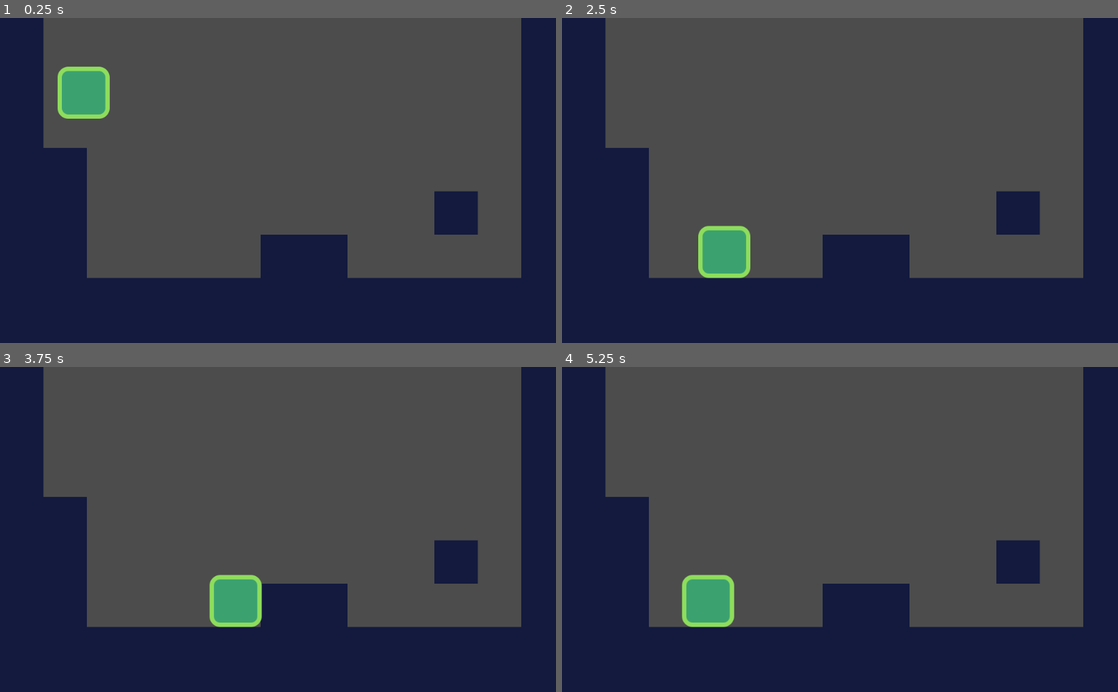
Above: before the commit, frames 1-4 (two rows, left to right).
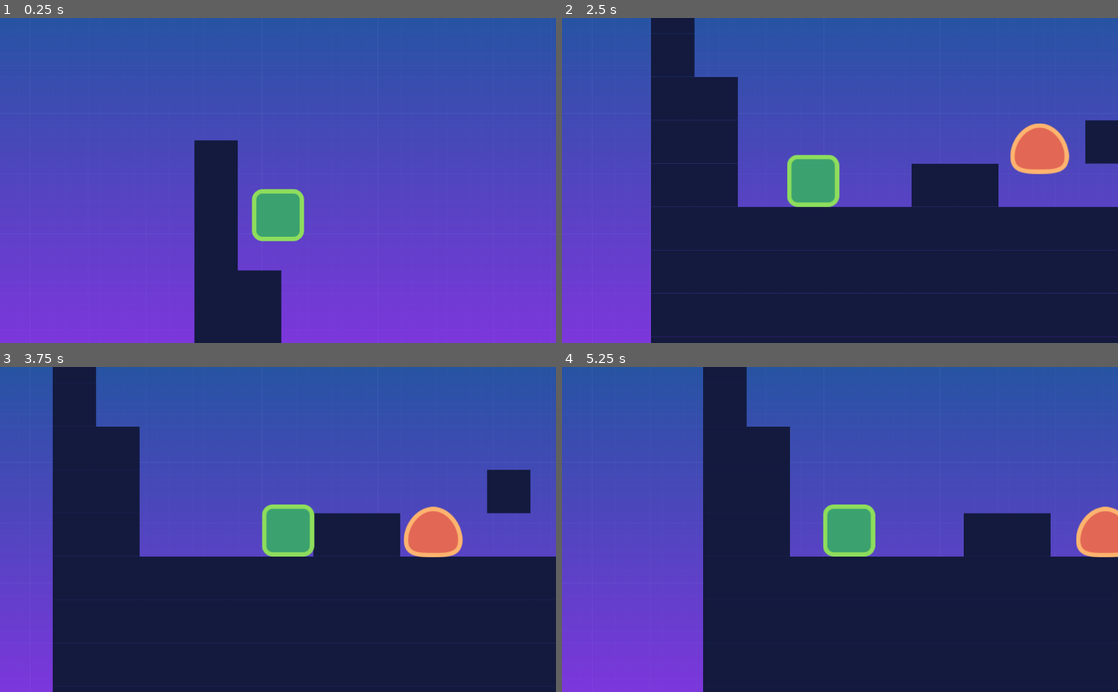
Above: after the commit, the same moments.

Repository: Vardantex/GDQUEST-TUTORIAL
Game: Godot game, scene res://src/Levels/LevelTemplate.tscn
Two runs of this game, one before a commit and one after it. Both use one fixed random seed, a clock stepped at 60 frames per second and the inputs below. The project has no main scene, so this scene is started directly.
Inputs:
- Up to frame 1 (0.25 s): no input
- Up to frame 2 (2.5 s): hold D (move_right) 0.53-2.03 s; tap W (move_up) at 0.77, 1.52 s; hold A (move_left) from 2.03 s (still down)
- Up to frame 3 (3.75 s): release A (move_left) at 2.78 s; hold D (move_right) from 2.78 s (still down); tap W (move_up) at 3.02 s
- Up to frame 4 (5.25 s): tap W (move_up) at 3.77, 4.52 s; release D (move_right) at 4.28 s; hold A (move_left) 4.28-5.03 s; hold D (move_right) from 5.03 s (still down)

The runs differ from the first frame. In frame 1, 97% of the frame differs, in the area x 0-100%, y 0-100%; in frame 2, 78%; in frame 3, 75%; in frame 4, 81%.

Commit message:
Level Template changes

Diff:
--- /dev/null
+++ b/GDQUEST-Platformer_Tutorial/src/Actor/Enemy.gd
@@ -0,0 +1,27 @@
+extends "res://src/Actor/Actor.gd"
+
+
+func _ready() -> void:
+	_velocity.x = -speed.x
+	#Process is paused until its in camera view
+	set_physics_process(false)
+
+
+func _on_StompDetector_body_entered(body: PhysicsBody2D) -> void:
+
+	if body.global_position.y > get_node("StompDetector").global_position.y:
+		return
+	get_node("CollisionShape2D").disabled = true
+	queue_free()
+
+func _physics_process(delta: float) -> void:
+
+	#Apply gravity to the enemy
+	_velocity.y += gravity * delta
+
+	#ALter movement if connected with a wall
+	if is_on_wall():
+		_velocity.x *= -1.0
+
+	#MOVE
+	_velocity.y = move_and_slide(_velocity, FLOOR_NORMAL).y
--- a/GDQUEST-Platformer_Tutorial/src/Actor/Player.gd
+++ b/GDQUEST-Platformer_Tutorial/src/Actor/Player.gd
@@ -1,9 +1,19 @@
 extends Actor
 
 
+export var stomp_impulse = 1000.0
 
 func _ready():
 	pass
+
+
+func _on_EnemyDetector_body_entered(body: Node) -> void:
+	queue_free()
+
+
+func _on_EnemyDetector_area_entered(area: Area2D) -> void:
+	_velocity = calculate_stomp_velocity(_velocity, stomp_impulse)
+
 
 func _physics_process(delta: float) -> void:
 	var is_jump_interupt = Input.is_action_just_released("move_up") and _velocity.y < 0.0
@@ -46,3 +56,8 @@
 	elif Input.is_action_just_pressed("move_right"):
 		print("Moving Right")
 	return out
+
+func calculate_stomp_velocity(linear_velocity, impulse: float) -> Vector2:
+		var out = linear_velocity
+		out.y = -impulse
+		return out
--- /dev/null
+++ b/GDQUEST-Platformer_Tutorial/src/Enemy.tscn
@@ -0,0 +1,40 @@
+[gd_scene load_steps=5 format=2]
+
+[ext_resource path="res://src/Actor/Enemy.gd" type="Script" id=1]
+[ext_resource path="res://assets/enemy.png" type="Texture" id=2]
+
+[sub_resource type="RectangleShape2D" id=1]
+extents = Vector2( 47.5, 42 )
+
+[sub_resource type="RectangleShape2D" id=2]
+extents = Vector2( 36.5, 10 )
+
+[node name="Enemy" type="KinematicBody2D"]
+collision_layer = 2
+collision_mask = 11
+script = ExtResource( 1 )
+
+[node name="CollisionShape2D" type="CollisionShape2D" parent="."]
+visible = false
+position = Vector2( 1.5, 3 )
+shape = SubResource( 1 )
+
+[node name="enemySprite" type="Sprite" parent="."]
+texture = ExtResource( 2 )
+
+[node name="VisibilityEnabler2D" type="VisibilityEnabler2D" parent="."]
+visible = false
+rect = Rect2( -50, -22, 100, 70 )
+physics_process_parent = true
+
+[node name="StompDetector" type="Area2D" parent="."]
+modulate = Color( 0.243137, 1, 0, 1 )
+position = Vector2( 0, -32 )
+collision_layer = 2
+collision_mask = 3
+monitorable = false
+
+[node name="CollisionShape2D" type="CollisionShape2D" parent="StompDetector"]
+shape = SubResource( 2 )
+
+[connection signal="body_entered" from="StompDetector" to="." method="_on_StompDetector_body_entered"]
--- a/GDQUEST-Platformer_Tutorial/src/Levels/LevelTemplate.tscn
+++ b/GDQUEST-Platformer_Tutorial/src/Levels/LevelTemplate.tscn
@@ -1,7 +1,9 @@
-[gd_scene load_steps=5 format=2]
+[gd_scene load_steps=7 format=2]
 
 [ext_resource path="res://src/Player.tscn" type="PackedScene" id=1]
 [ext_resource path="res://assets/tileset.png" type="Texture" id=2]
+[ext_resource path="res://src/Enemy.tscn" type="PackedScene" id=3]
+[ext_resource path="res://assets/background.png" type="Texture" id=4]
 
 [sub_resource type="ConvexPolygonShape2D" id=1]
 points = PoolVector2Array( 0, 0, 80, 0, 80, 80, 0, 80 )
@@ -30,6 +32,18 @@
 0/z_index = 0
 
 [node name="LevelTemplate" type="Node2D"]
+__meta__ = {
+"_edit_vertical_guides_": [ 1120.0 ]
+}
+
+[node name="CanvasLayer" type="CanvasLayer" parent="."]
+layer = -2
+
+[node name="background" type="TextureRect" parent="CanvasLayer"]
+anchor_right = 1.0
+anchor_bottom = 1.0
+texture = ExtResource( 4 )
+expand = true
 
 [node name="TileMap" type="TileMap" parent="."]
 tile_set = SubResource( 2 )
@@ -41,3 +55,11 @@
 [node name="Player" parent="." instance=ExtResource( 1 )]
 position = Vector2( 154, 38 )
 gravity = 3000.0
+
+[node name="Camera2D" parent="Player" index="2"]
+limit_right = 1120
+
+[node name="Enemy" parent="." instance=ExtResource( 3 )]
+position = Vector2( 842, 264 )
+
+[editable path="Player"]
--- a/GDQUEST-Platformer_Tutorial/src/Player.tscn
+++ b/GDQUEST-Platformer_Tutorial/src/Player.tscn
@@ -1,10 +1,13 @@
-[gd_scene load_steps=4 format=2]
+[gd_scene load_steps=5 format=2]
 
 [ext_resource path="res://assets/player.png" type="Texture" id=1]
 [ext_resource path="res://src/Actor/Player.gd" type="Script" id=2]
 
 [sub_resource type="RectangleShape2D" id=1]
 extents = Vector2( 47, 47 )
+
+[sub_resource type="RectangleShape2D" id=2]
+extents = Vector2( 47, 32 )
 
 [node name="Player" type="KinematicBody2D"]
 collision_mask = 14
@@ -15,5 +18,21 @@
 position = Vector2( -1, 1 )
 shape = SubResource( 1 )
 
-[node name="Sprite" type="Sprite" parent="."]
+[node name="playerSprite" type="Sprite" parent="."]
 texture = ExtResource( 1 )
+
+[node name="Camera2D" type="Camera2D" parent="."]
+current = true
+smoothing_enabled = true
+
+[node name="EnemyDetector" type="Area2D" parent="."]
+collision_layer = 0
+collision_mask = 2
+
+[node name="CollisionShape2D" type="CollisionShape2D" parent="EnemyDetector"]
+modulate = Color( 0.843137, 0.0470588, 0.607843, 1 )
+position = Vector2( 0, 4 )
+shape = SubResource( 2 )
+
+[connection signal="area_entered" from="EnemyDetector" to="." method="_on_EnemyDetector_area_entered"]
+[connection signal="body_entered" from="EnemyDetector" to="." method="_on_EnemyDetector_body_entered"]
